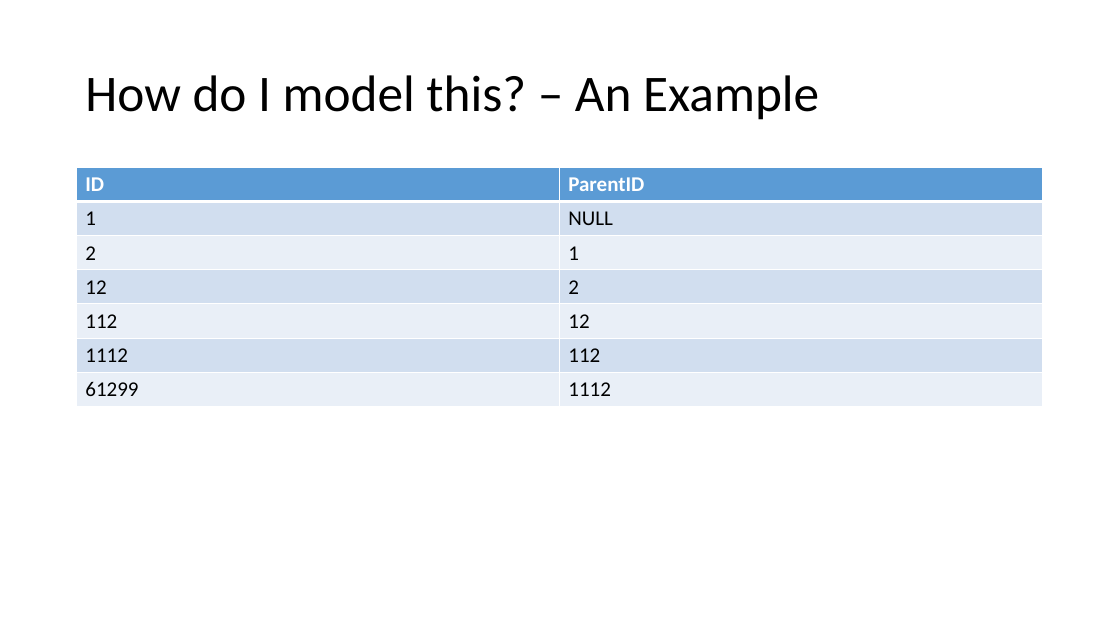
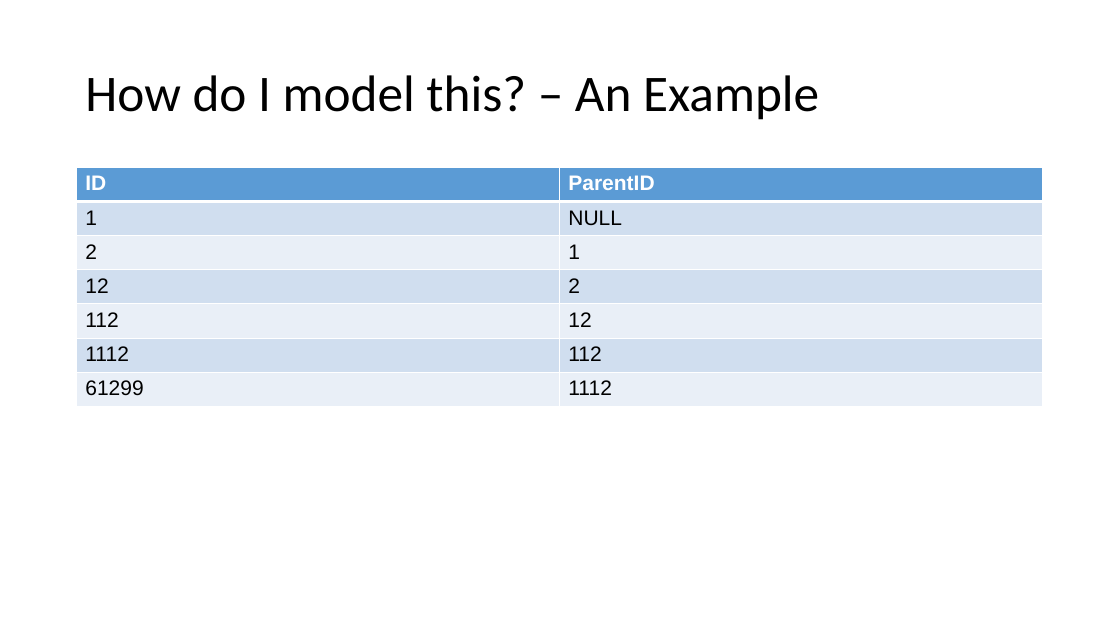
Before and after one commit to ben-thul/presentations, a slide deck: slide 9 of HierarchicalData/TreesEverywhere.pptx. Drawn at 1120x630 pixels with LibreOffice and Linux fonts; fonts in the diff are those of the drawing; background and template pictures are left out. Boxes give left, top, right and bottom in pixels: in the first picture for what was removed or moved away, otherwise in the second. Text is boxed around its words. In the diff, an @@ line names an element or a change of style, - is before the commit and + after.

Commit message:
Presentation changes

```diff
--- a/HierarchicalData/TreesEverywhere.pptx
+++ b/HierarchicalData/TreesEverywhere.pptx
@@ table at (77, 168, 1044, 444) @@
@@ fill #D2DEEF to #D0DEEF in 6 cells @@
@@ fill #EAEFF7 to #E9EFF7 in 6 cells @@
@@ font Calibri to Arial @@
```
Also in this commit, not shown: 16 other slides changed, 13 other files.
